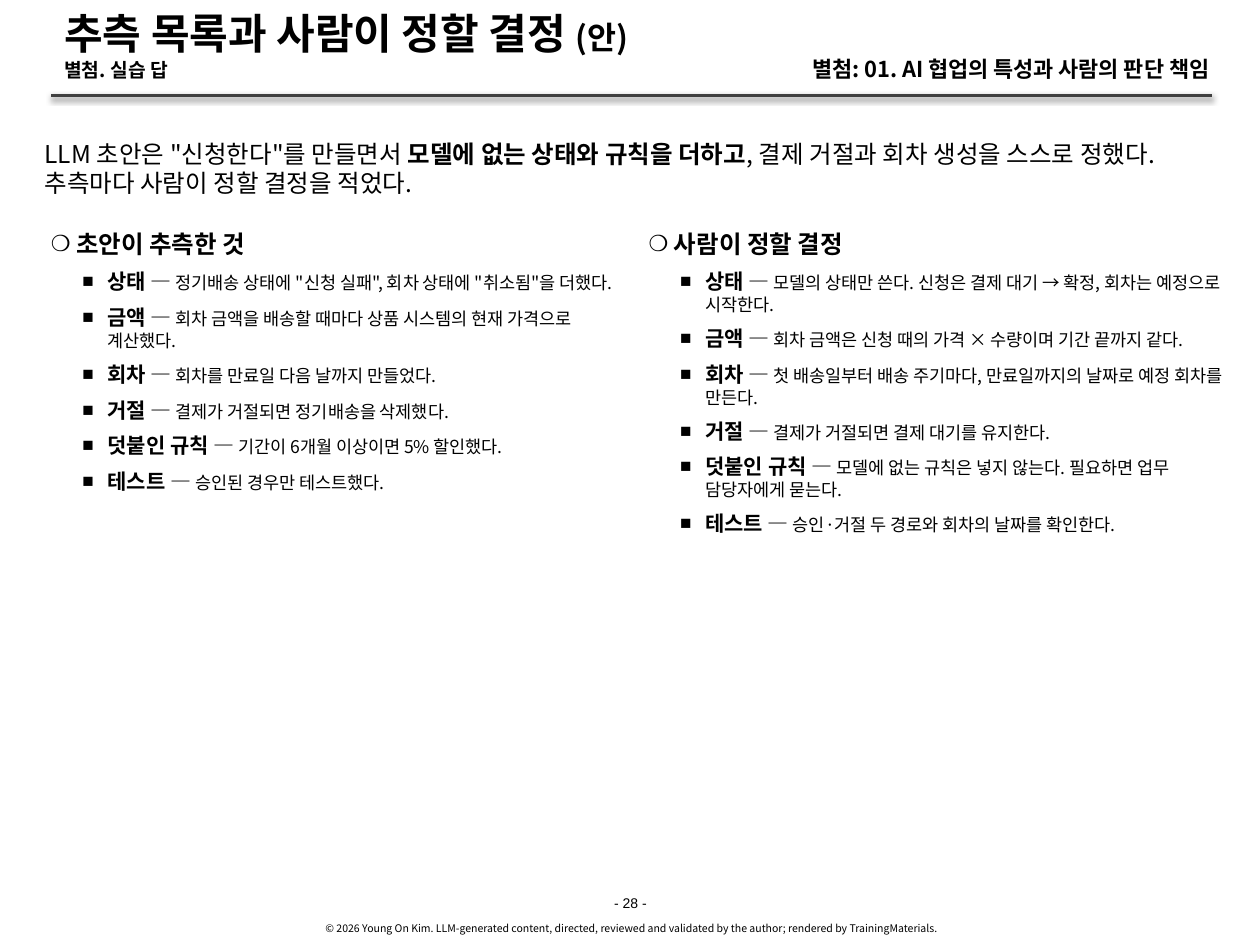
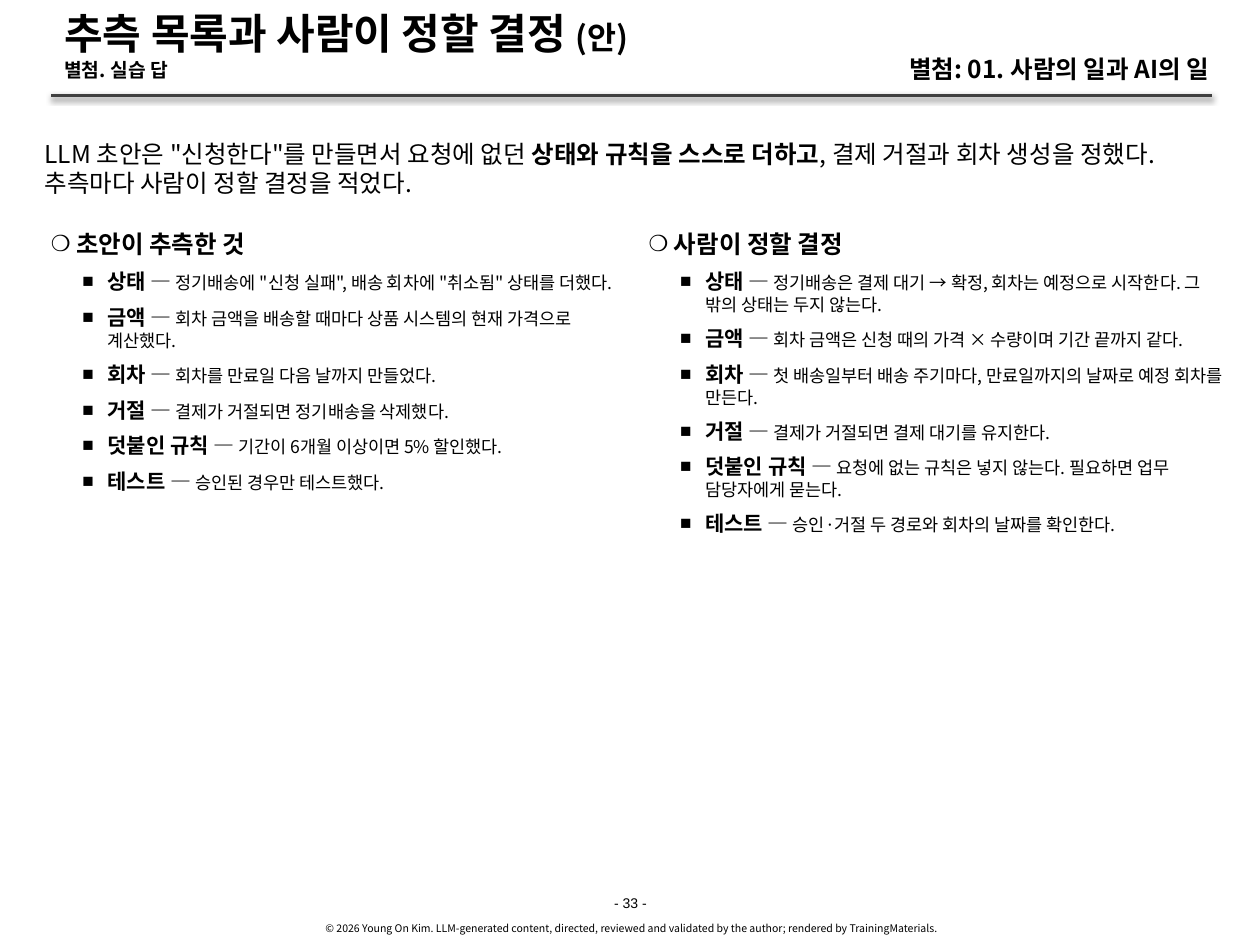
Before and after one commit to YoungSan77/TrainingMaterials, a slide deck: slide 33 of courses/ai-native/sessions/s01.pptx (slide 28 before the commit). Drawn at 1260x945 pixels with LibreOffice and Linux fonts; fonts in the diff are those of the drawing. Boxes give left, top, right and bottom in pixels: in the first picture for what was removed or moved away, otherwise in the second. Text is boxed around its words. In the diff, an @@ line names an element or a change of style, - is before the commit and + after.

```diff
--- a/courses/ai-native/sessions/s01.pptx
+++ b/courses/ai-native/sessions/s01.pptx
@@ text at [909, 57, 1210, 81]: text changed; size 12.5 to 14 pt @@
-별첨: 01. AI 협업의 특성과 사람의 판단 책임
+별첨: 01. 사람의 일과 AI의 일
@@ text at [45, 142, 1155, 194]: text changed @@
-LLM 초안은 "신청한다"를 만들면서 모델에 없는 상태와 규칙을 더하고, 결제 거절과 회차 생성을 스스로 정했다. 추측마다 사람이 정할 결정을 적었다.
+LLM 초안은 "신청한다"를 만들면서 요청에 없던 상태와 규칙을 스스로 더하고, 결제 거절과 회차 생성을 정했다. 추측마다 사람이 정할 결정을 적었다.
@@ text at [108, 271, 613, 292]: text changed @@
-      ■ 상태 — 정기배송 상태에 "신청 실패", 회차 상태에 "취소됨"을 더했다.
+      ■ 상태 — 정기배송에 "신청 실패", 배송 회차에 "취소됨" 상태를 더했다.
@@ text at [705, 271, 1201, 313]: text changed @@
-      ■ 상태 — 모델의 상태만 쓴다. 신청은 결제 대기 → 확정, 회차는 예정으로 시작한다.
+      ■ 상태 — 정기배송은 결제 대기 → 확정, 회차는 예정으로 시작한다. 그 밖의 상태는 두지 않는다.
@@ text at [705, 456, 1169, 498]: text changed @@
-      ■ 덧붙인 규칙 — 모델에 없는 규칙은 넣지 않는다. 필요하면 업무 담당자에게 묻는다.
+      ■ 덧붙인 규칙 — 요청에 없는 규칙은 넣지 않는다. 필요하면 업무 담당자에게 묻는다.
@@ text at [623, 898, 639, 908]: text changed @@
-- 28 -
+- 33 -
```
Also in this commit, not shown: 21 other slides changed, 12 slides added, 6 slides removed, 43 other files.
